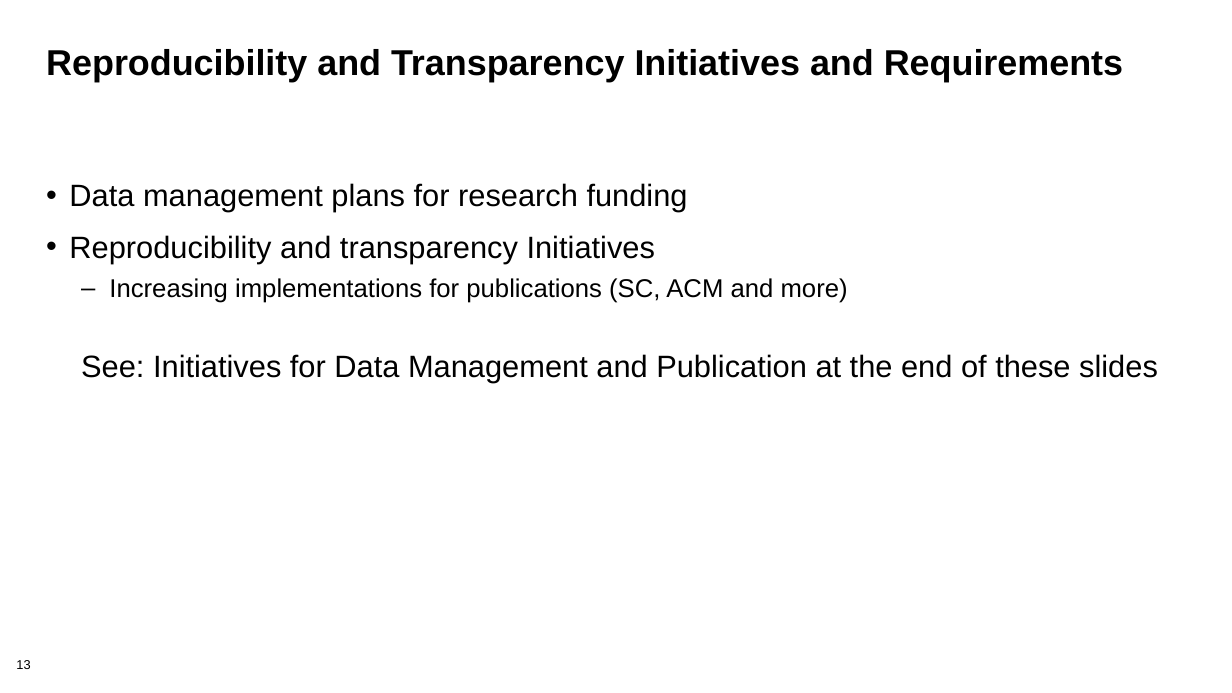
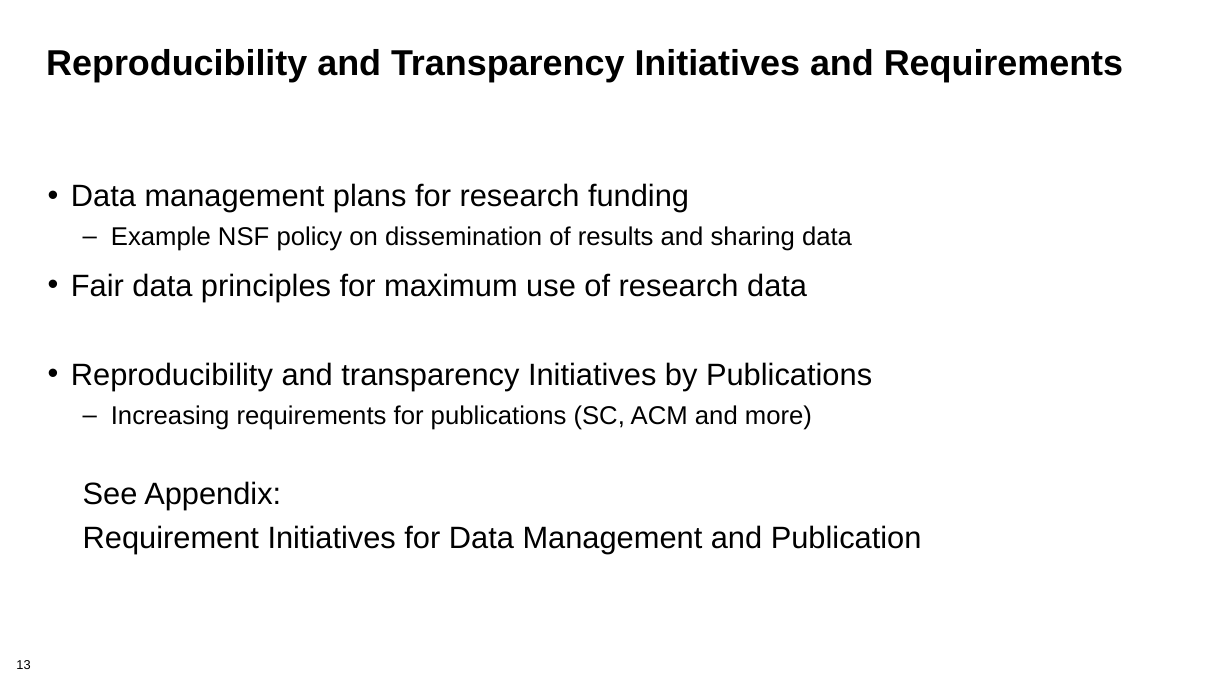
Before and after one commit to betterscientificsoftware/bssw-tutorial, a slide deck: slide 13 of presentations/SC20-reproducibility.pptx. Drawn at 1232x693 pixels with LibreOffice and Linux fonts; fonts in the diff are those of the drawing; background and template pictures are left out. Boxes give left, top, right and bottom in pixels: in the first picture for what was removed or moved away, otherwise in the second. Text is boxed around its words. In the diff, an @@ line names an element or a change of style, - is before the commit and + after.

Commit message:
Update SC reproducibility, minor change to git.

```diff
--- a/presentations/SC20-reproducibility.pptx
+++ b/presentations/SC20-reproducibility.pptx
@@ text at (71, 226, 922, 553): text changed @@
-• Reproducibility and transparency Initiatives
-  – Increasing implementations for publications (SC, ACM and more)
-  See: Initiatives for Data Management and Publication at the end of these slides
+  – Example NSF policy on dissemination of results and sharing data
+• Fair data principles for maximum use of research data
+• Reproducibility and transparency Initiatives by Publications
+  – Increasing requirements for publications (SC, ACM and more)
+  See Appendix:
+  Requirement Initiatives for Data Management and Publication
```
Also in this commit, not shown: 5 other slides changed, 1 slide added.
